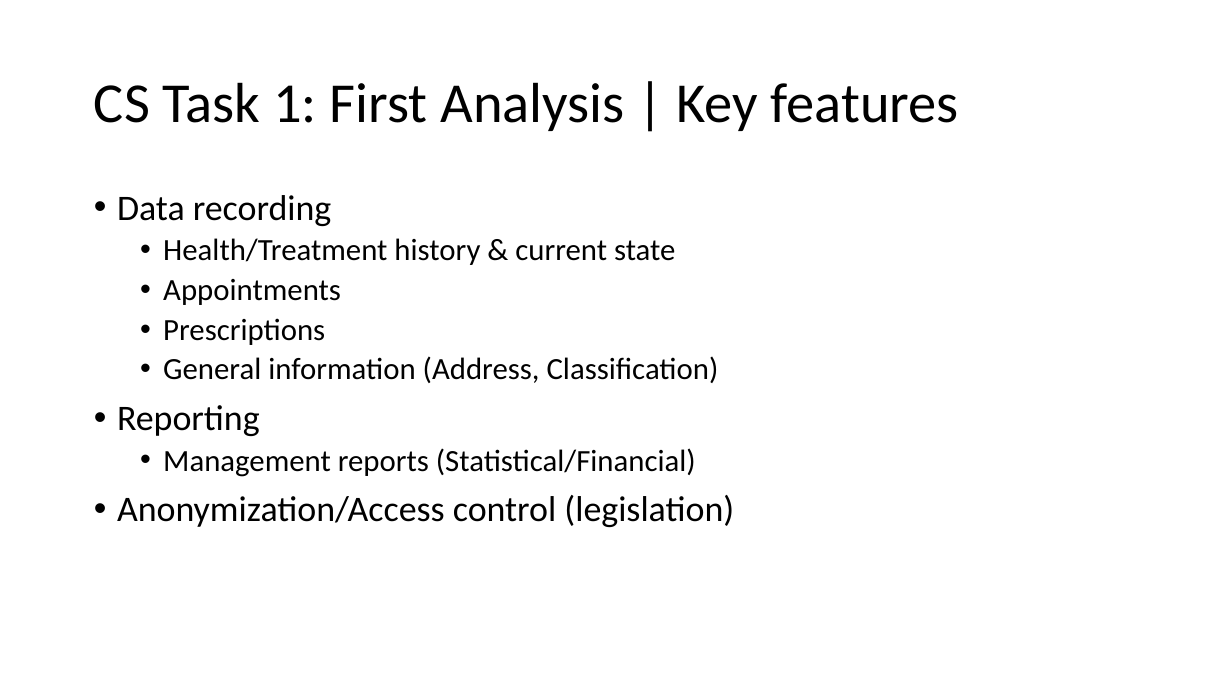
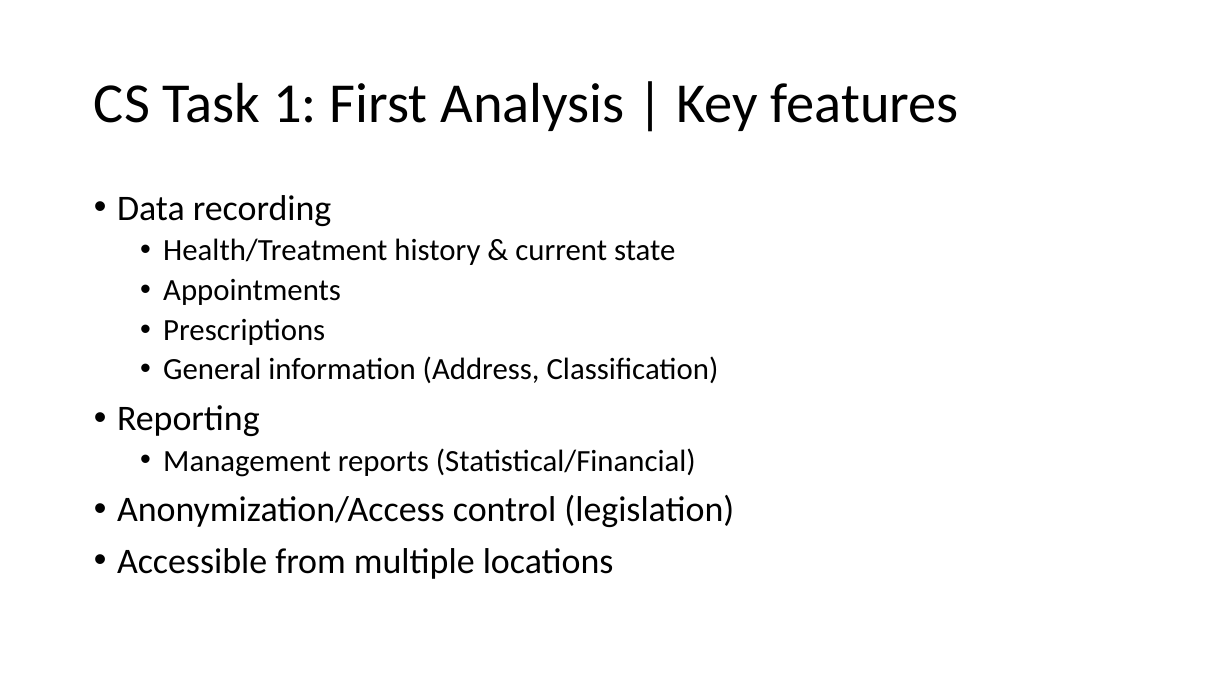
Before and after one commit to s-thoeni/ch.bfh.bti7081.s2016.white, a slide deck: slide 3 of doc/task01/first_analysis.pptx (slide 2 before the commit). Drawn at 1232x693 pixels with LibreOffice and Linux fonts; fonts in the diff are those of the drawing. Boxes give left, top, right and bottom in pixels: in the first picture for what was removed or moved away, otherwise in the second. Text is boxed around its words. In the diff, an @@ line names an element or a change of style, - is before the commit and + after.

Commit message:
* adding some more key-features and a title-slide

```diff
--- a/doc/task01/first_analysis.pptx
+++ b/doc/task01/first_analysis.pptx
@@ text at <box>117,548,614,579</box>: paragraph added @@
+• Accessible from multiple locations
```
Also in this commit, not shown: 1 slide added.
